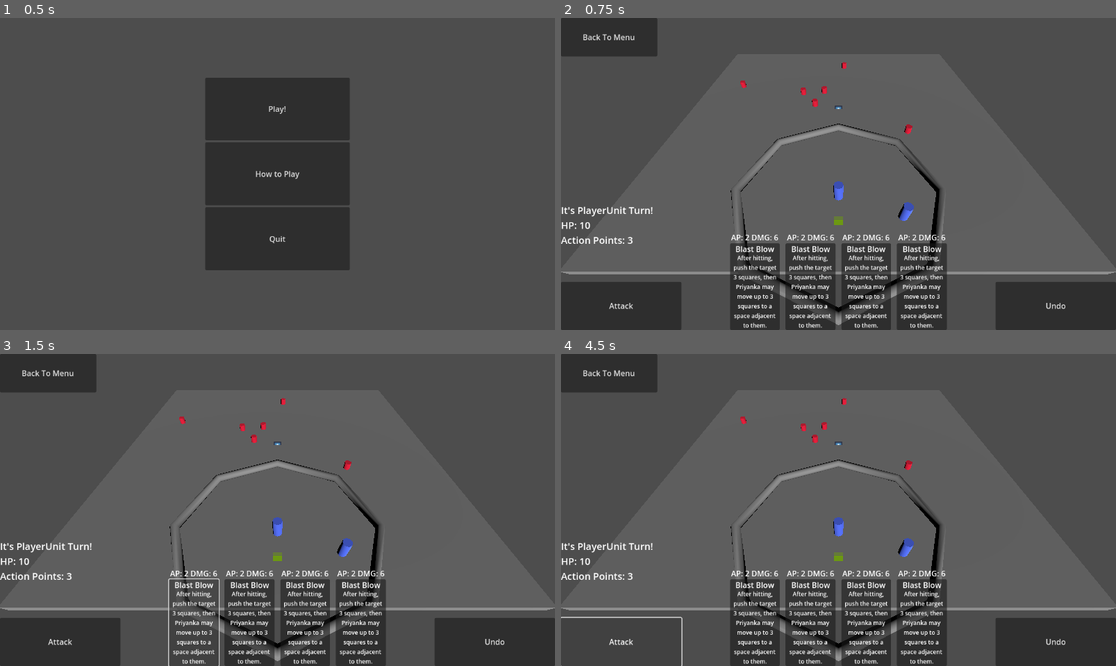
Above: before the commit, frames 1-4 (two rows, left to right).
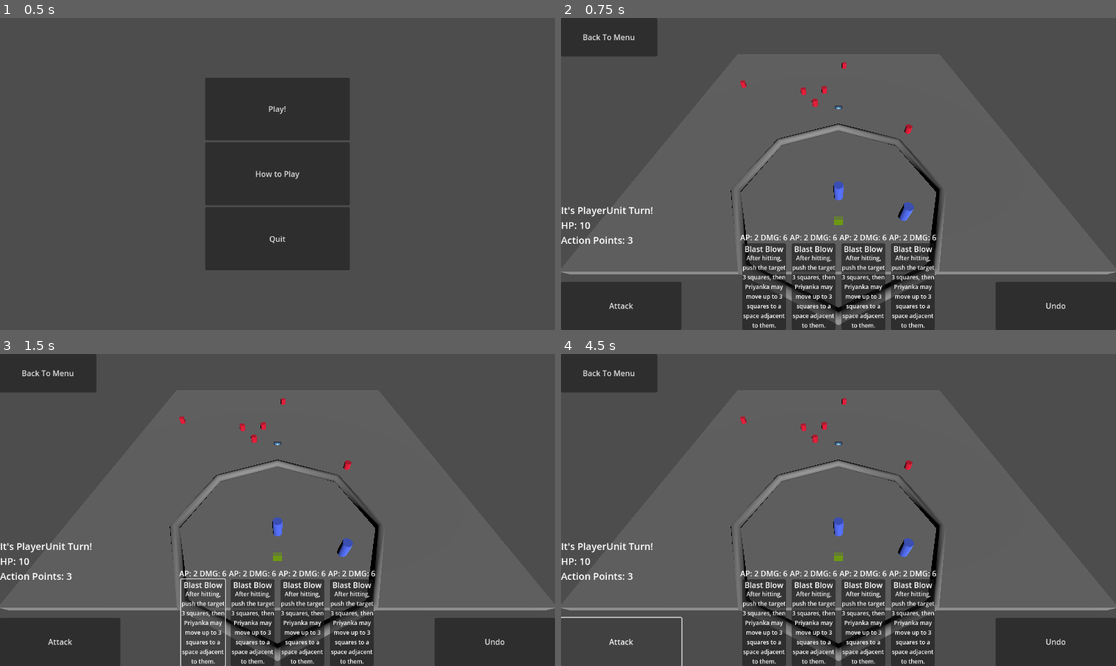
Above: after the commit, the same moments.

Repository: ValorZard/Priyanka-outdated
Game: Godot game, scene res://Scenes/MainMenu/MainMenu.tscn
Two runs of this game, one before a commit and one after it. Both use one fixed random seed, a clock stepped at 60 frames per second and the inputs below. The engine's default icon, where the game draws it, is replaced by a stand-in: a white triangle on a blue panel in a dark square.
Inputs:
- Up to frame 1 (0.5 s): no input
- Up to frame 2 (0.75 s): click "Play!" at 0.5 s
- Up to frame 3 (1.5 s): click "Blast Blow" at 1.25 s
- Up to frame 4 (4.5 s): click "Blast Blow" at 2 s; click "Blast Blow" at 2.75 s; click "Blast Blow" at 3.5 s; click "Attack" at 4.25 s

Frame 1 is identical in both runs. In frame 2, 5.1% of the frame differs, in the area x 30-70%, y 69-100%; in frame 3, 4.6%; in frame 4, 5.1%.

Commit message:
more refactoring! yay

Diff:
--- a/Scenes/test_scene.tscn
+++ b/Scenes/test_scene.tscn
@@ -6,7 +6,7 @@
 [ext_resource type="PackedScene" uid="uid://cmy4ycwq53ul2" path="res://Prototyping/Box.tscn" id="4_t58ag"]
 [ext_resource type="Texture2D" uid="uid://dhjqljog8gjbn" path="res://icon.svg" id="5_7oytf"]
 [ext_resource type="Script" path="res://GameBoard/Cursor.gd" id="5_64lmv"]
-[ext_resource type="PackedScene" uid="uid://dsliayb2rhvp2" path="res://UI/CardDeck.tscn" id="5_ienob"]
+[ext_resource type="PackedScene" uid="uid://qemowma3sf0r" path="res://UI/CardDeckUI.tscn" id="5_wefjj"]
 [ext_resource type="PackedScene" uid="uid://ouuora8lxpt7" path="res://Units/EnemyUnit.tscn" id="7_7icr8"]
 [ext_resource type="Script" path="res://GameBoard/CombatManager.gd" id="8_quw6g"]
 
@@ -52,6 +52,20 @@
 text = "Attack
 "
 
+[node name="CardDeckUI" parent="InputManager" instance=ExtResource("5_wefjj")]
+layout_mode = 1
+anchors_preset = 7
+anchor_left = 0.5
+anchor_top = 1.0
+anchor_right = 0.5
+anchor_bottom = 1.0
+offset_left = -200.0
+offset_top = -180.0
+offset_right = 200.0
+offset_bottom = 0.0
+grow_horizontal = 2
+grow_vertical = 0
+
 [node name="EventLabel" type="RichTextLabel" parent="InputManager"]
 layout_mode = 1
 anchors_preset = 5
@@ -75,20 +89,6 @@
 grow_vertical = 0
 text = "Undo
 "
-
-[node name="CardDeck" parent="InputManager" instance=ExtResource("5_ienob")]
-layout_mode = 1
-anchors_preset = 7
-anchor_left = 0.5
-anchor_top = 1.0
-anchor_right = 0.5
-anchor_bottom = 1.0
-offset_left = -225.0
-offset_top = -180.0
-offset_right = 225.0
-offset_bottom = 0.0
-grow_horizontal = 2
-grow_vertical = 0
 
 [node name="StatsLabel" type="Label" parent="InputManager"]
 layout_mode = 1
--- a/UI/CardDeck.tscn
+++ /dev/null
@@ -1,27 +0,0 @@
-[gd_scene load_steps=3 format=3 uid="uid://dsliayb2rhvp2"]
-
-[ext_resource type="Script" path="res://UI/CardDeck.gd" id="1_dj602"]
-[ext_resource type="PackedScene" uid="uid://c3x3m37qiby8q" path="res://UI/CardButton.tscn" id="2_eh4jl"]
-
-[node name="CardDeck" type="HBoxContainer"]
-offset_top = 450.0
-offset_right = 400.0
-offset_bottom = 630.0
-theme_override_constants/separation = 12
-script = ExtResource("1_dj602")
-
-[node name="CardButton" parent="." instance=ExtResource("2_eh4jl")]
-layout_mode = 2
-size_flags_horizontal = 3
-
-[node name="CardButton2" parent="." instance=ExtResource("2_eh4jl")]
-layout_mode = 2
-size_flags_horizontal = 3
-
-[node name="CardButton3" parent="." instance=ExtResource("2_eh4jl")]
-layout_mode = 2
-size_flags_horizontal = 3
-
-[node name="CardButton4" parent="." instance=ExtResource("2_eh4jl")]
-layout_mode = 2
-size_flags_horizontal = 3
--- /dev/null
+++ b/UI/CardDeckUI.tscn
@@ -0,0 +1,27 @@
+[gd_scene load_steps=3 format=3 uid="uid://qemowma3sf0r"]
+
+[ext_resource type="Script" path="res://UI/CardDeckUI.gd" id="1_wrc1e"]
+[ext_resource type="PackedScene" uid="uid://c3x3m37qiby8q" path="res://UI/CardButton.tscn" id="2_0gkg4"]
+
+[node name="CardDeckUI" type="HBoxContainer"]
+offset_top = 450.0
+offset_right = 400.0
+offset_bottom = 630.0
+theme_override_constants/separation = 12
+script = ExtResource("1_wrc1e")
+
+[node name="CardButton" parent="." instance=ExtResource("2_0gkg4")]
+layout_mode = 2
+size_flags_horizontal = 3
+
+[node name="CardButton2" parent="." instance=ExtResource("2_0gkg4")]
+layout_mode = 2
+size_flags_horizontal = 3
+
+[node name="CardButton3" parent="." instance=ExtResource("2_0gkg4")]
+layout_mode = 2
+size_flags_horizontal = 3
+
+[node name="CardButton4" parent="." instance=ExtResource("2_0gkg4")]
+layout_mode = 2
+size_flags_horizontal = 3
--- a/UI/InputManager.gd
+++ b/UI/InputManager.gd
@@ -13,7 +13,7 @@
 var is_game_over : bool = false
 # Called when the node enters the scene tree for the first time.
 func _ready():
-	$CardDeck.set_game_board(game_board)
+	$CardDeckUI.set_game_board(game_board)
 	$AttackButton.connect("button_up", do_current_unit_base_attack)
 	$UndoButton.connect("button_up", game_board.undo_command)
 	$BackToMenuButton.connect("button_up", go_back_to_menu)
@@ -48,7 +48,7 @@
 # get value if we were actually able to get an input for movement or not
 func is_movement_selected() -> bool:
 	# only want to actually set the position we want the unit to move to on click
-	if Input.is_action_just_released("left_mouse_click") and cursor_can_click():
+	if Input.is_action_just_pressed("left_mouse_click") and cursor_can_click():
 		game_board.do_movement(cursor.direction_to_cursor, cursor.distance_to_cursor)
 		return true
 	return false
--- /dev/null
+++ b/Units/BaseUnit.tscn
@@ -0,0 +1,14 @@
+[gd_scene load_steps=3 format=3 uid="uid://burp6huvjo1ne"]
+
+[ext_resource type="Script" path="res://Units/BaseUnit.gd" id="1_08mea"]
+
+[sub_resource type="CapsuleShape3D" id="CapsuleShape3D_oqlsk"]
+height = 2.75
+
+[node name="BaseUnit" type="CharacterBody3D"]
+script = ExtResource("1_08mea")
+
+[node name="CollisionShape3D" type="CollisionShape3D" parent="."]
+shape = SubResource("CapsuleShape3D_oqlsk")
+
+[node name="CharacterModel" type="CSGCylinder3D" parent="."]
Renamed: UI/CardDeck.gd -> UI/CardDeckUI.gd
